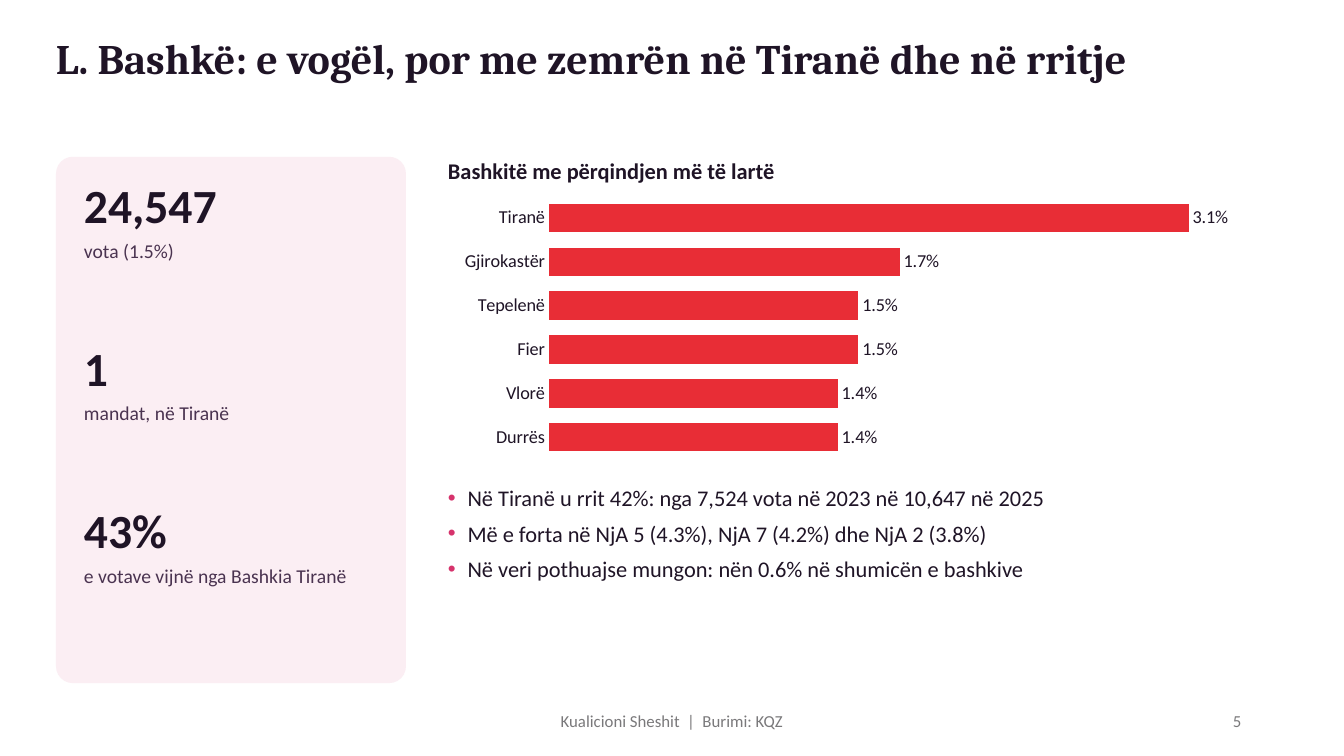
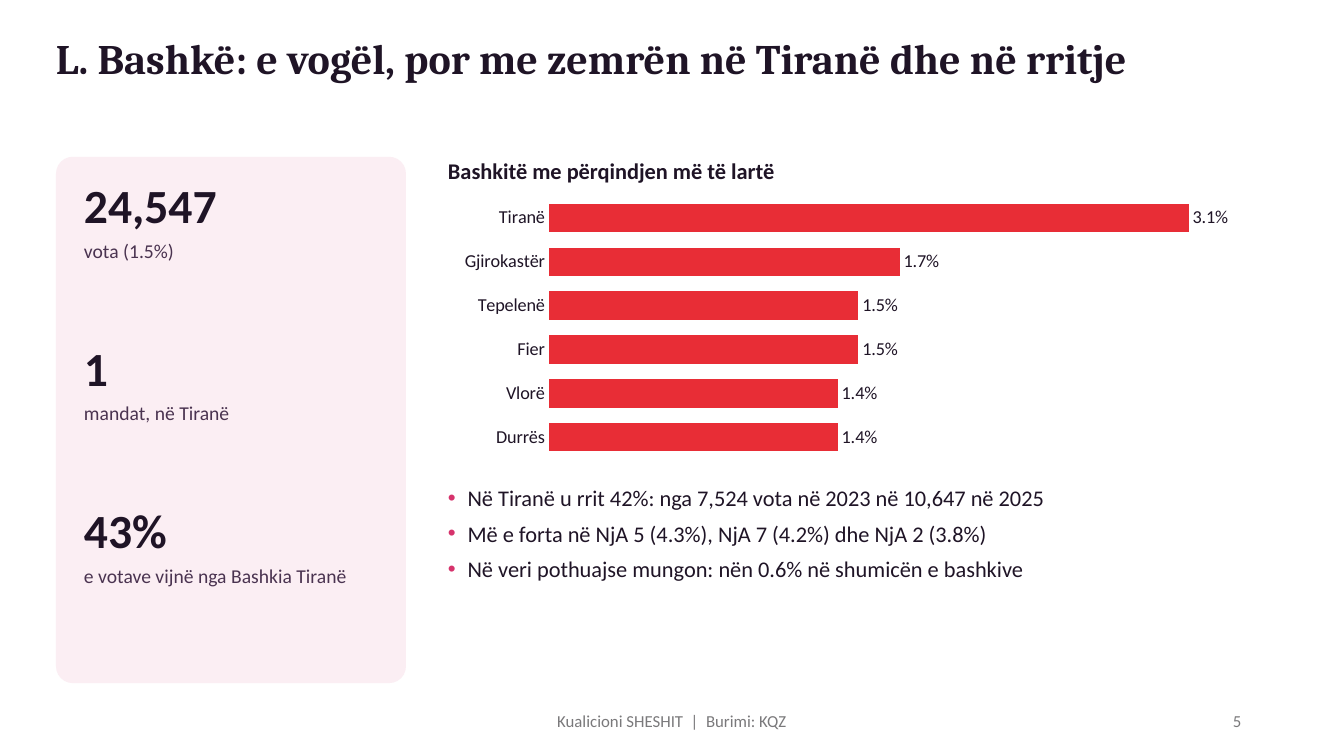
Before and after one commit to edibi/zgjedhjet-shqiperi, a slide deck: slide 5 of powerbi/prezantimi/kualicioni-sheshit-insights.pptx. Drawn at 1344x756 pixels with LibreOffice and Linux fonts; fonts in the diff are those of the drawing. Boxes give left, top, right and bottom in pixels: in the first picture for what was removed or moved away, otherwise in the second. Text is boxed around its words. In the diff, an @@ line names an element or a change of style, - is before the commit and + after.

```diff
--- a/powerbi/prezantimi/kualicioni-sheshit-insights.pptx
+++ b/powerbi/prezantimi/kualicioni-sheshit-insights.pptx
@@ text at [557,715,786,729]: text changed @@
-Kualicioni Sheshit | Burimi: KQZ
+Kualicioni SHESHIT | Burimi: KQZ
```
Also in this commit, not shown: 13 other slides changed, 37 other files.
